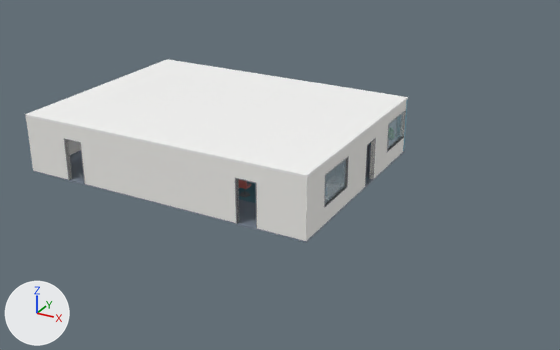
The glTF model compose/demo_floor.glb, before and after one commit.
Camera for both pictures: a 50 mm lens placed at (29.29, -26.49, 16.09), pointed at (11.82, 5.26, 0.22). The lights are fixed; the arrows at lower left show +X, +Y and +Z. The first picture is the older version. Where no turn or scale is listed for an object, it has been applied to the vertices.

In view in the first picture: 'T00_Ceiling', 'T00_Floor', 'T00_Frames_E', 'T00_Frames_S', 'T00_Wall_E', 'T00_Wall_S' and 4 more.
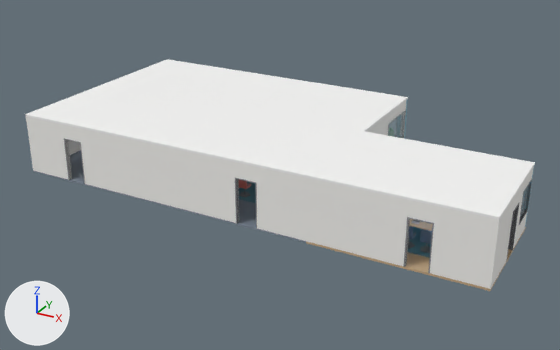
Location of each change, (x1, y1, x2, y2) in pixels of the pictures (560 x 350 px):
'T01_Wall_S', added: after (306, 178, 501, 289)
'T01_Ceiling', added: after (307, 131, 535, 220)
'T01_Wall_E', added: after (492, 166, 534, 286)
'T01_Floor', added: after (306, 227, 526, 291)
'T01_Frames_E', added: after (506, 177, 533, 261)
'T01_Rug', added: after (408, 227, 432, 258)
'T01_Chair_04', added: after (420, 229, 432, 253)
'T01_Frames_S', added: after (403, 217, 434, 273)
'T01_MeetingTable', added (mostly hidden): after (409, 219, 433, 231)
'T01_Chair_03', added: after (408, 226, 416, 249)
'T01_Wall_N', added: after (525, 165, 535, 227)
'T00_Frames_E', unchanged, covered by the edit: before (324, 110, 406, 208); after (388, 110, 406, 138)

Patch to the scene script:
```diff
--- a/compose/demo_floor.glb.py
+++ b/compose/demo_floor.glb.py
@@ me_rug_004 @@
+me_rug_004.from_pydata([(-2.8, -1.7, 0.0), (-2.8, -1.7, 0.01), (-2.8, 1.7, 0.0), (-2.8, 1.7, 0.01), (2.8, -1.7, 0.0), (2.8, -1.7, 0.01), (2.8, 1.7, 0.0), (2.8, 1.7, 0.01)], [], [(0, 1, 3), (0, 3, 2), (2, 3, 7), (2, 7, 6), (6, 7, 5), (6, 5, 4), (4, 5, 1), (4, 1, 0), (2, 6, 4), (2, 4, 0), (7, 3, 1), (7, 1, 5)])
+me_rug_004.materials.append(mat_rug_blue_001)  # cyan #598e9e
@@ ob_t01_wall_s @@
+ob_t01_wall_s = bpy.data.objects.new('T01_Wall_S', me_wall_s_001)  # 20 vertices, 36 faces; spans x 0.0..8.0, y 0.0..0.2, z 0.0..3.0; in mat_wall_001 (white #f7f6f2)
+ob_t01_wall_s.location = (16.0, 0.0, 0.0)
@@ ob_t01_wall_n @@
+ob_t01_wall_n = bpy.data.objects.new('T01_Wall_N', me_wall_n_001)  # a box spanning x 0.0..8.0, y 5.8..6.0, z 0.0..3.0; in mat_wall_accent_001 (cyan #6fa6b8)
+ob_t01_wall_n.location = (16.0, 0.0, 0.0)
@@ ob_t01_wall_e @@
+ob_t01_wall_e = bpy.data.objects.new('T01_Wall_E', me_wall_e_001)  # 32 vertices, 60 faces; spans x 7.8..8.0, y 0.2..5.8, z 0.0..3.0; in mat_wall_001 (white #f7f6f2)
+ob_t01_wall_e.location = (16.0, 0.0, 0.0)
@@ ob_t01_rug @@
+ob_t01_rug = bpy.data.objects.new('T01_Rug', me_rug_004)
+ob_t01_rug.location = (20.0, 2.9, 0.0)
@@ ob_t01_meetingtable @@
+ob_t01_meetingtable = bpy.data.objects.new('T01_MeetingTable', me_meetingtable)  # a box spanning x -2.1..2.1, y -0.7..0.7, z 0.7..0.74, material slot 0; a box spanning x -2.06..-2.01, y -0.66..-0.62, z 0.0..0.7, material slot 1; a box spanning x -2.06..-2.01, y 0.62..0.66, z 0.0..0.7, material slot 1; a box spanning x 2.01..2.06, y -0.66..-0.62, z 0.0..0.7, material slot 1; a box spanning x 2.01..2.06, y 0.62..0.66, z 0.0..0.7, material slot 1; in mat_wood_light_001 (beige #ddc4a2), mat_metal_dark_001 (grey #76797c)
+ob_t01_meetingtable.location = (20.0, 2.9, 0.0)
@@ ob_t01_frames_s @@
+ob_t01_frames_s = bpy.data.objects.new('T01_Frames_S', me_frames_s_001)  # a box spanning x 4.45..4.5, y -0.01..0.21, z 0.0..2.2; a box spanning x 5.5..5.55, y -0.01..0.21, z 0.0..2.2; a box spanning x 4.45..5.55, y -0.01..0.21, z 2.2..2.25; in mat_frame_001 (grey #898b90)
+ob_t01_frames_s.location = (16.0, 0.0, 0.0)
@@ ob_t01_frames_e @@
+ob_t01_frames_e = bpy.data.objects.new('T01_Frames_E', me_frames_e_001)  # 60 vertices, 96 faces; spans x 7.79..8.01, y 2.45..5.85, z 0.0..2.45; in mat_frame_001 (grey #898b90), mat_glass_001 (blue #cbe7f3)
+ob_t01_frames_e.location = (16.0, 0.0, 0.0)
@@ ob_t01_floor @@
+ob_t01_floor = bpy.data.objects.new('T01_Floor', me_floor_001)  # a box spanning x 0.0..8.0, y 0.0..6.0, z -0.1..0.0; in mat_floor_wood (beige #c4a681)
+ob_t01_floor.location = (16.0, 0.0, 0.0)
@@ ob_t01_chair_04 @@
+ob_t01_chair_04 = bpy.data.objects.new('T01_Chair_04', me_chair_04_001)  # a 5-sided cylinder along z spanning x -0.285..0.285, y -0.243..0.3, z 0.015..0.045, material slot 0; an 8-sided cylinder along z spanning x -0.03..0.03, y -0.03..0.03, z 0.05..0.45, material slot 0; a box spanning x -0.27..-0.23, y -0.15..0.15, z 0.605..0.635, material slot 0; a box spanning x 0.23..0.27, y -0.15..0.15, z 0.605..0.635, material slot 0; a box spanning x -0.23..0.23, y -0.21..0.25, z 0.445..0.515, material slot 1; a box spanning x -0.22..0.22, y -0.235..-0.165, z 0.53..1.03, material slot 1; in mat_metal_dark_001 (grey #76797c), mat_chair_seat_001 (blue #617c99)
+ob_t01_chair_04.location = (20.8, 1.75, 0.0)
@@ ob_t01_chair_03 @@
+ob_t01_chair_03 = bpy.data.objects.new('T01_Chair_03', me_chair_03_001)  # a 5-sided cylinder along z spanning x -0.285..0.285, y -0.243..0.3, z 0.015..0.045, material slot 0; an 8-sided cylinder along z spanning x -0.03..0.03, y -0.03..0.03, z 0.05..0.45, material slot 0; a box spanning x -0.27..-0.23, y -0.15..0.15, z 0.605..0.635, material slot 0; a box spanning x 0.23..0.27, y -0.15..0.15, z 0.605..0.635, material slot 0; a box spanning x -0.23..0.23, y -0.21..0.25, z 0.445..0.515, material slot 1; a box spanning x -0.22..0.22, y -0.235..-0.165, z 0.53..1.03, material slot 1; in mat_metal_dark_001 (grey #76797c), mat_chair_seat_001 (blue #617c99)
+ob_t01_chair_03.location = (20.0, 1.75, 0.0)
@@ ob_t01_ceiling @@
+ob_t01_ceiling = bpy.data.objects.new('T01_Ceiling', me_ceiling_001)  # a box spanning x 0.0..8.0, y 0.0..6.0, z 3.0..3.1; in mat_ceiling_001 (white #fafaf9)
+ob_t01_ceiling.location = (16.0, 0.0, 0.0)
```
